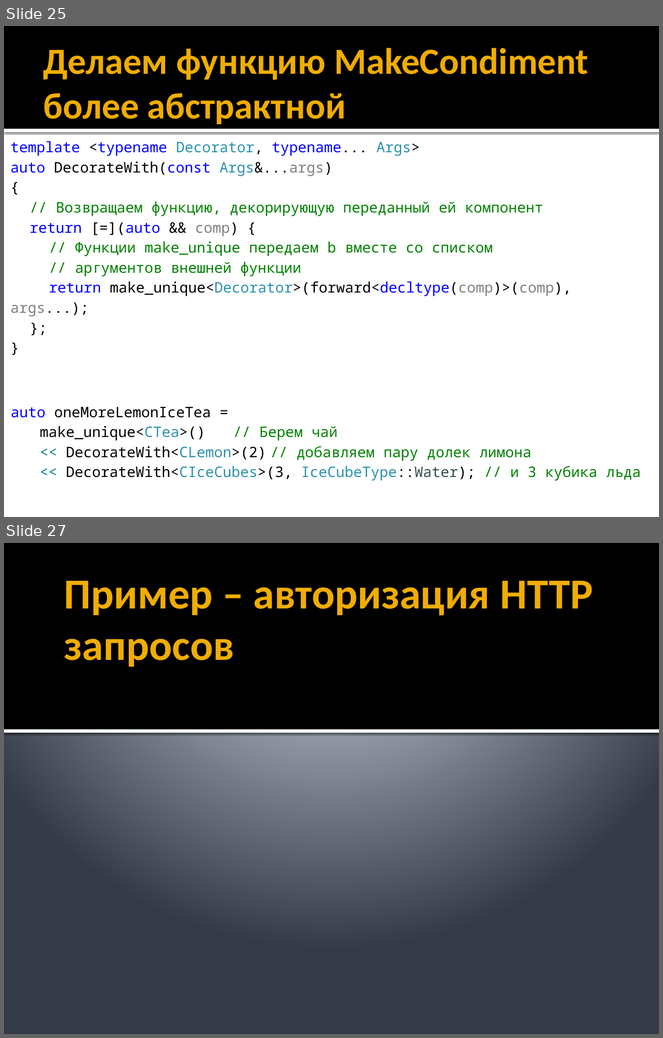
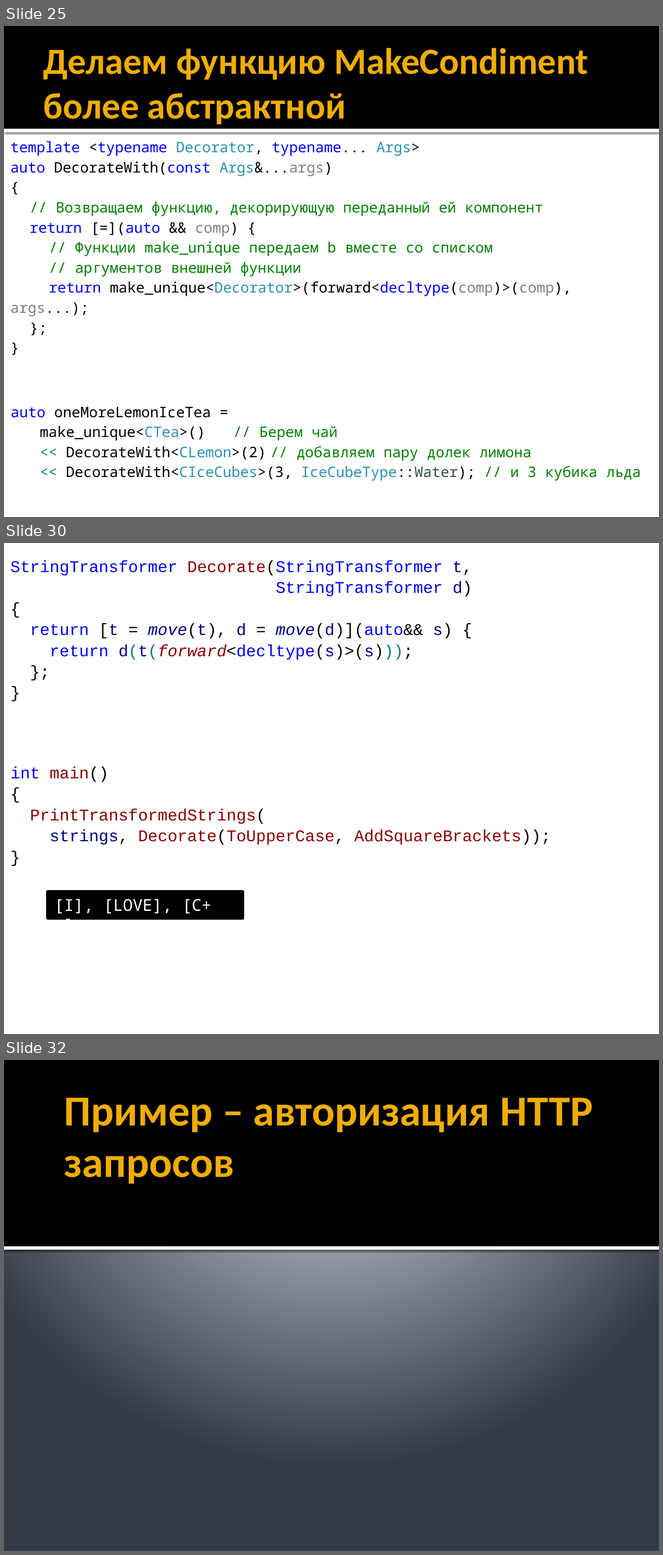
Before and after one commit to alexey-malov/ood, a slide deck: lectures/03.decorator/decorator.pptx. Shown one above the other, each under a label of ours: slides 25 and 27 before the commit, slides 25, 30 and 32 after it; the slides between them are not shown. The pictures are 663x1038 and 663x1555 pixels, drawn with LibreOffice and Linux fonts; fonts in the diff are those of the drawing. Boxes give left, top, right and bottom in pixels: in the first picture for what was removed or moved away, otherwise in the second. Text is boxed around its words. In the diff, an @@ line names an element or a change of style, - is before the commit and + after.

```diff
--- a/lectures/03.decorator/decorator.pptx
+++ b/lectures/03.decorator/decorator.pptx
@@ slide 30 added at <box>4,543,659,1034</box>, background #FFFFFF @@
@@ text added at <box>10,560,473,660</box>, 18 pt, text #0000FF @@
+StringTransformer Decorate(StringTransformer t,
+StringTransformer d)
+{
+return [t = move(t), d = move(d)](auto&& s) {
+return d(t(forward<decltype(s)>(s)));
+};
+}
@@ text added at <box>10,767,551,845</box>, 18 pt, text #880000 @@
+int main()
+{
+PrintTransformedStrings(
+strings, Decorate(ToUpperCase, AddSquareBrackets));
+}
@@ rectangle added at <box>48,891,243,918</box>, fill #000000, outline #000000 3.78 pt, 18 pt, text #FFFFFF @@
+[I], [LOVE], [C++],
@@ what was slide 27 is now slide 32 @@
```
Also in this commit, not shown: 1 slide changed, 5 other slides added, 6 other files.
